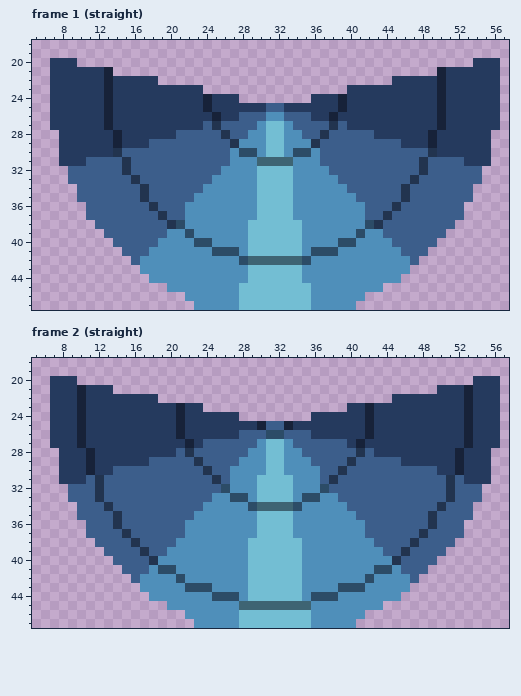
One commit to this pixel-art file: Art/SourceFiles/new_slide.ase. The picture above was drawn from the file before the commit.
64x48 pixels, 12 frames. Shown: frame 1 (straight): x 5..57, y 18..47; frame 2 (straight): x 5..57, y 18..47. The commit also changed other frames, which this record leaves out.
New version:
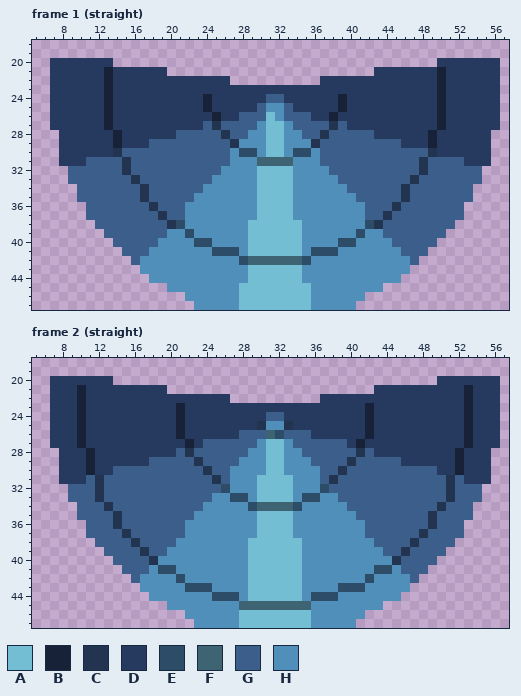
Palette (. is transparent): A #73bed3  B #172239  C #22344f  D #253a5e  E #2c4c67  F #3e6473  G #3c5e8b  H #4f8fba
Difference:
{"where": "frame 1 (straight), layer \"tube\""}
{"frame":1,"y":20,"x":10,"old":"....","new":"DDDD"}
{"frame":1,"y":20,"x":50,"old":"....","new":"DDDD"}
{"frame":1,"y":21,"x":14,"old":"......","new":"DDDDDD"}
{"frame":1,"y":21,"x":43,"old":".......","new":"DDDDDDD"}
{"frame":1,"y":22,"x":19,"old":"........","new":"DDDDDDDD"}
{"frame":1,"y":22,"x":37,"old":"........","new":"DDDDDDDD"}
{"frame":1,"y":23,"x":24,"old":"................","new":"DDDDDDDDDDDDDDDD"}
{"frame":1,"y":24,"x":28,"old":"........","new":"DDDGGDDD"}
{"frame":1,"y":25,"x":30,"old":"DGGD","new":"GHHG"}
{"frame":1,"y":26,"x":31,"old":"H","new":"A"}
{"where": "frame 2 (straight), layer \"tube\""}
{"frame":2,"y":20,"x":10,"old":"....","new":"DDDD"}
{"frame":2,"y":20,"x":50,"old":"....","new":"DDDD"}
{"frame":2,"y":21,"x":14,"old":"......","new":"DDDDDD"}
{"frame":2,"y":21,"x":43,"old":".......","new":"DDDDDDD"}
{"frame":2,"y":22,"x":19,"old":"........","new":"DDDDDDDD"}
{"frame":2,"y":22,"x":37,"old":"........","new":"DDDDDDDD"}
{"frame":2,"y":23,"x":24,"old":"................","new":"DDDDDDDDDDDDDDDD"}
{"frame":2,"y":24,"x":28,"old":"........","new":"DDDGGDDD"}
{"frame":2,"y":25,"x":30,"old":"BGGB","new":"CHHC"}
{"frame":2,"y":26,"x":31,"old":"E","new":"F"}
{"label":"changed","picture_box":[77,58,473,121]}
{"label":"changed","picture_box":[77,376,473,439]}
